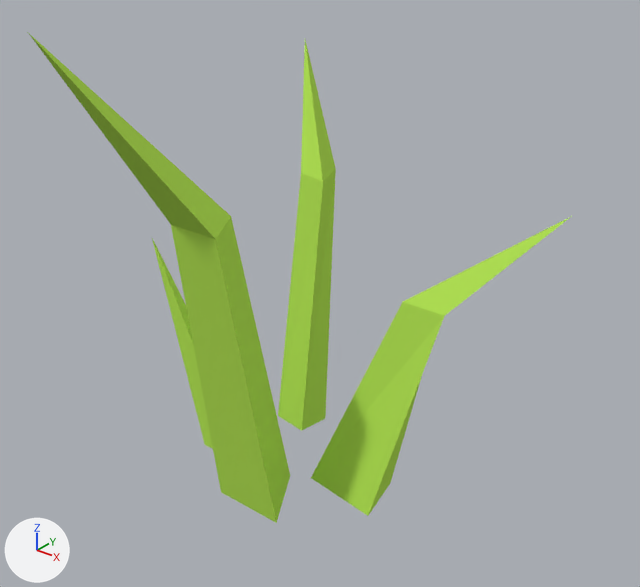
The Blender file SourceArt/Grass.blend: old version first, new version second.
Both versions are drawn from a 50 mm lens placed at (0.724, -0.859, 0.82), pointed at (0.034, 0.003, 0.286). Every picture has the same lights, and +X, +Y and +Z are marked at lower left.
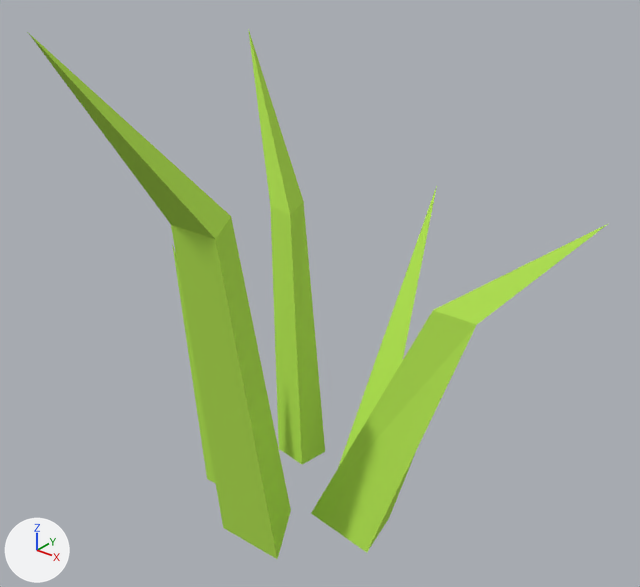
Changed parts and their boxes [x1, y1, x2, y2] in the pictures (640 x 587 px; the box of a moved part takes in the faces that stretch with it):
'Cylinder.001', reshaped (7% wider, 8% taller)
    before: [29, 34, 572, 523]
    after: [29, 29, 609, 559]
part 1 of me_cylinder_001, rebuilt (32% wider, 11% taller)
    before: [278, 40, 336, 431]
    after: [248, 29, 325, 464]
part 2 of me_cylinder_001, rebuilt (14% wider, 10% taller)
    before: [311, 216, 572, 516]
    after: [311, 223, 609, 552]
part 3 of me_cylinder_001, rebuilt
    before: [152, 238, 213, 449]
    after: [172, 244, 216, 484]
part 4 of me_cylinder_001, moved or reshaped
    before: [171, 217, 290, 523]
    after: [171, 217, 291, 559]
part 5 of me_cylinder_001, added (green)
    after: [338, 186, 437, 468]

What changed in the scene script:
```text
Change me_cylinder_001:
    used by ob_cylinder_001; location = (0.0, -0.014, 0.0)
    verts and faces of me_cylinder_001; kept vertices keep their numbers, new ones are numbered from 25
    before: 0 (0.004, -0.018, -0.018) at pixel (290, 475), 1 (0.059, -0.112, -0.018) at pixel (276, 523), 2 (-0.05, -0.112, -0.018) at pixel (221, 492), 3 (-0.005, -0.11, 0.428) at pixel (231, 216), 4 (0.033, -0.175, 0.428) at pixel (215, 239)
    before: 5 (-0.042, -0.175, 0.428) at pixel (170, 224)
    remove me_cylinder_001.from_pydata(...)  # 25 vertices, 24 faces; spans x -0.234..0.338, y -0.316..0.236, z -0.018..0.67
    add me_cylinder_001.from_pydata(...)  # 29 vertices, 27 faces; spans x -0.298..0.382, y -0.316..0.372, z -0.085..0.67
    me_cylinder_001 part 1: the loose piece of 7 vertices spanning x -0.171..-0.042, y 0.066..0.236, z -0.012..0.579 is rebuilt with 7 vertices and now spans x -0.298..-0.042, y 0.066..0.246, z -0.079..0.579
    me_cylinder_001 part 2: the loose piece of 7 vertices spanning x 0.039..0.338, y -0.029..0.118, z -0.017..0.443 is rebuilt with 7 vertices and now spans x 0.039..0.382, y -0.029..0.123, z -0.084..0.443
    me_cylinder_001 part 3: the loose piece of 4 vertices spanning x -0.234..-0.067, y -0.054..0.012, z -0.006..0.323 is rebuilt with 4 vertices and now spans x -0.19..-0.067, y -0.054..0.012, z -0.073..0.323
    me_cylinder_001 part 4
    add delete_vertices([0, 1, 2])  # with the faces that use them
    add verts[25] = (0.004, -0.018, -0.085)  # pixel (290, 510)
    add verts[26] = (0.059, -0.112, -0.085)  # pixel (277, 559)
    add verts[27] = (-0.05, -0.112, -0.085)  # pixel (223, 527)
    add faces += [(25, 26, 27), (3, 25, 27, 5), (4, 5, 27, 26), (3, 4, 26, 25)]
    me_cylinder_001 part 5
    add verts[28] = (0.081, 0.107, -0.077)
    add verts[29] = (0.007, 0.094, -0.077)  # pixel (336, 472)
    add verts[30] = (0.033, 0.184, -0.077)
    add verts[31] = (-0.001, 0.372, 0.343)
    add faces += [(28, 30, 31), (29, 31, 30), (28, 31, 29)]
```
